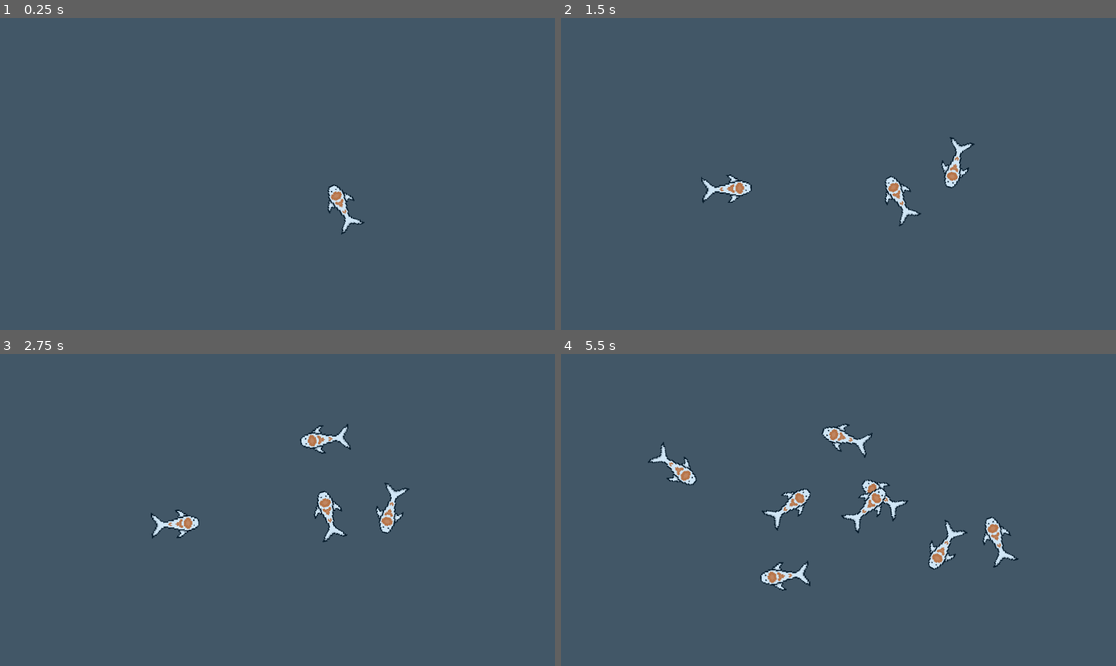
Above: before the commit, frames 1-4 (two rows, left to right).
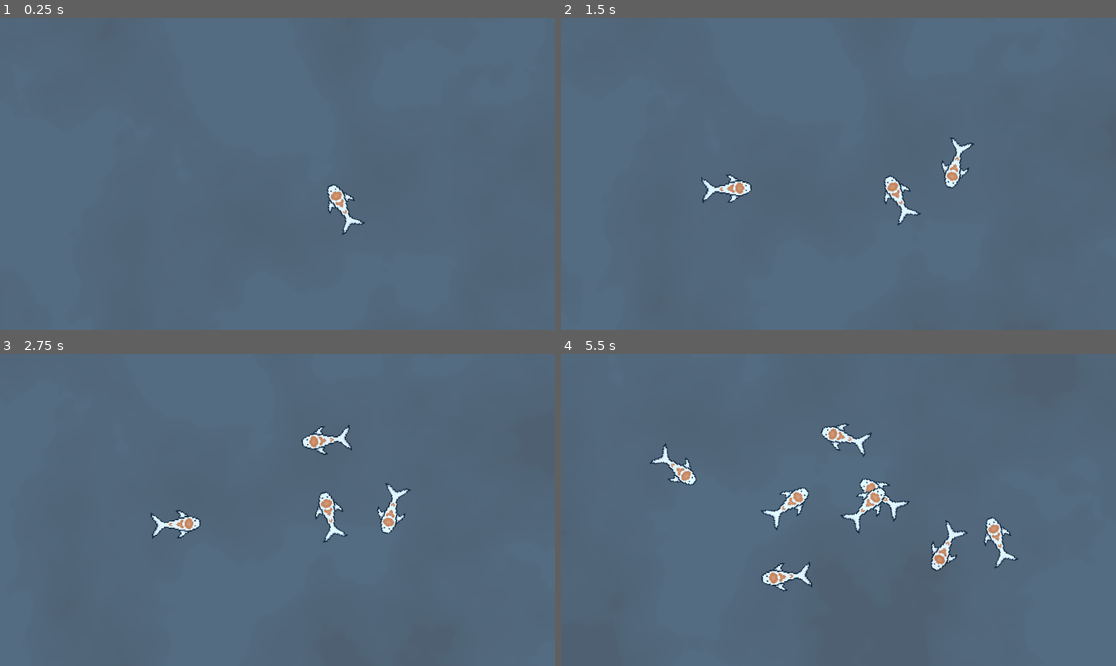
Above: after the commit, the same moments.

Repository: RankedLotus/fish_sim
Game: Godot game, scene res://level.tscn
The game is run twice, just before and just after one commit, with the same random seed, the same clock (stepped at 60 frames per second) and the same inputs. The engine's default icon, where the game draws it, is replaced by a stand-in: a white triangle on a blue panel in a dark square.
Inputs (mouse positions are in pixels of both pictures, inside the frame that each line leads up to):
- Up to frame 1 (0.25 s): no input
- Up to frame 2 (1.5 s): move the mouse to (960, 158) at 0.52 s; click (960, 158) at 0.6 s; move the mouse to (727, 189) at 1.27 s; click (727, 189) at 1.35 s
- Up to frame 3 (2.75 s): move the mouse to (333, 441) at 2.02 s; click (333, 441) at 2.1 s
- Up to frame 4 (5.5 s): move the mouse to (810, 572) at 2.77 s; click (810, 572) at 2.85 s; move the mouse to (1005, 556) at 3.52 s; click (1005, 556) at 3.6 s; move the mouse to (672, 463) at 4.27 s; click (672, 463) at 4.35 s; move the mouse to (866, 510) at 5.02 s; click (866, 510) at 5.1 s

The runs differ from the first frame. In frame 1, 31% of the frame differs, in the area x 0-99%, y 0-100%; in frame 2, 28%; in frame 3, 23%; in frame 4, 20%.

Commit message:
more fixed shader ??? (idk what Im doing)

Diff:
--- a/level.gdshader
+++ b/level.gdshader
@@ -2,23 +2,37 @@
 
 uniform sampler2D SCREEN_TEXTURE : hint_screen_texture, filter_linear_mipmap;
 uniform sampler2D noise : repeat_enable;
-uniform vec2 scroll = vec2(0.05, 0.05);
+uniform vec2 scroll = vec2(0.002, 0.002);
 uniform sampler2D noise2 : repeat_enable;
-uniform vec2 scroll2 = vec2(0.05, 0.05);
-uniform float distortion_strength : hint_range(-1, 1) = 0.006;
+uniform vec2 scroll2 = vec2(0.003, 0.003);
+uniform float distortion_strength : hint_range(-1, 1) = 0.0006;
 uniform vec4 tone_color : source_color;
+uniform vec4 top_color : source_color;
+uniform float light_start : hint_range(0.0, 1.0) = 0.275;
+uniform float light_end : hint_range(0.0, 1.0) = 0.4;
 
 void vertex() {
 	// Called for every vertex the material is visible on.
 }
 
 void fragment() {
-	float depth = texture(noise, UV + scroll * TIME).r *
-	texture(noise2, UV + scroll2 * TIME).r;
-	vec4 noise_col = texture(noise, UV + scroll * TIME);
+	float depth = texture(noise, UV + scroll * TIME * 0.2).r *
+	texture(noise2, UV + scroll2 * TIME * 0.2).r;
+	vec4 noise_col = texture(noise, UV + scroll * TIME * 0.2);
 	vec4 screen_col = texture(SCREEN_TEXTURE,
 	 SCREEN_UV + distortion_strength * noise_col.r, -1);
-	COLOR = screen_col * 0.8 + 0.5 * tone_color; // screen_col * tone_color;
+	vec4 top_light = smoothstep(0.2, 0.25, depth) * tone_color;
+	if (depth > 0.2 && depth < 0.6) {
+		COLOR = screen_col * 0.8 + 0.5 * tone_color + top_light * depth * 0.2;
+	} else {
+		COLOR = screen_col * 0.8 + 0.5 * tone_color + top_light * 0.8 * 0.2;
+	}
+	 //+ smoothstep(0.2, 0.4, depth) * tone_color * 0.5; // screen_col * tone_color;
+	//COLOR = screen_col * tone_color + smoothstep(0.2, 0.3, depth) * tone_color;// + top_light;
+	//COLOR.a = 1.0;
+
+	//COLOR = screen_col * tone_color * 4.0 + top_light * 20.0;
+	//COLOR.a = 1.0;
 
 }
 
--- a/level.tscn
+++ b/level.tscn
@@ -20,7 +20,10 @@
 shader_parameter/scroll = Vector2(0.1, 0.1)
 shader_parameter/scroll2 = Vector2(0.08, 0.08)
 shader_parameter/distortion_strength = 0.00800005
-shader_parameter/tone_color = Color(0.034412, 0.200432, 0.325462, 0.690196)
+shader_parameter/tone_color = Color(0.133664, 0.277164, 0.41055, 0.635294)
+shader_parameter/top_color = Color(0, 0.917299, 0.926587, 0.666667)
+shader_parameter/light_start = 0.275
+shader_parameter/light_end = 0.4
 shader_parameter/noise = SubResource("NoiseTexture2D_qw0u6")
 shader_parameter/noise2 = SubResource("NoiseTexture2D_3h4be")
 
